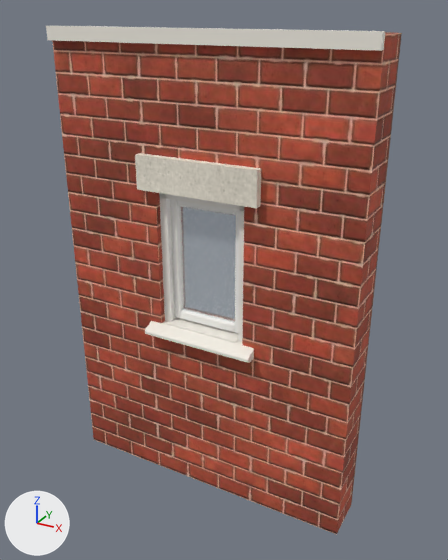
An edit to the glTF model kits/brownstones/pieces/wall_brick_small_window.glb, drawn before and after from the same camera.
Both versions are drawn from a 50 mm lens placed at (1.82, -2.99, 3.11), pointed at (0.07, 0.19, 1.52). The lights are fixed; the arrows at lower left show +X, +Y and +Z. The picture after the commit comes second. Vertices at exactly the same position are counted once.

In view in the first picture: 'wall_brick_small_window_brick', 'wall_brick_small_window_frame', 'wall_brick_small_window_glass', 'wall_brick_small_window_sash', 'wall_brick_small_window_stone', 'wall_brick_small_window_trim' and 1 more.
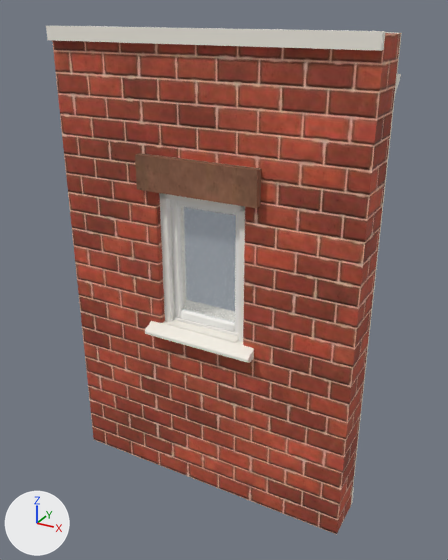
Where the newer file only moved an object's origin or applied its transform, the numbers keep the older frame.

Diff of the bpy script that builds the scene:
```diff
--- a/kits/brownstones/pieces/wall_brick_small_window.glb.py
+++ b/kits/brownstones/pieces/wall_brick_small_window.glb.py
@@ mat_stone @@
 n2 = _N.new('ShaderNodeTexImage'); n2.name = 'Image Texture'
-n2.image = img_image_8
+n2.image = img_image_0
 n3 = _N.new('ShaderNodeMath'); n3.name = 'Math'
@@ mat_stone @@
 n5 = _N.new('ShaderNodeTexImage'); n5.name = 'Image Texture.001'
-n5.image = img_image_11
+n5.image = img_image_3
 n6 = _N.new('ShaderNodeNormalMap'); n6.name = 'Normal Map'
@@ mat_stone @@
 n7 = _N.new('ShaderNodeTexImage'); n7.name = 'Image Texture.002'
-n7.image = img_image_9
+n7.image = img_image_1
 _L.new(n0.outputs[0], n1.inputs[0])  # 'BSDF' to 'Surface'
@@ me_wall_brick_small_window_brick @@
 # used by ob_wall_brick_small_window_brick; location = (0.0, 0.0, 0.0)
-me_wall_brick_small_window_brick.from_pydata(...)  # 32 vertices, 48 faces; spans x -1.0..1.0, y 0.0..0.28, z 0.0..3.0
+me_wall_brick_small_window_brick.from_pydata(...)  # 67 vertices, 107 faces; spans x -1.0..1.0, y 0.0..0.28, z 0.0..3.0
+# me_wall_brick_small_window_brick part 1: 1 vertex moved from x -0.3, y 0.0, z 1.2 to x -0.31, y 0.0, z 1.19; 7 vertices removed from x -0.3..0.3, y 0.0..0.28, z 1.2..2.1; 37 vertices added at x -0.31..0.31, y 0.0..0.2, z 1.19..2.11
+# other edits to the shape of me_wall_brick_small_window_brick do not show in these pictures
 me_wall_brick_small_window_brick.materials.append(mat_brick)
@@ me_molduras @@
+me_molduras.from_pydata(...)  # 132 vertices, 228 faces; spans x -1.0..1.0, y 0.2..0.38, z 0.0..2.8
+me_molduras.materials.append(mat_trim)  # white #f7f3e8
@@ ob_molduras @@
+ob_molduras = bpy.data.objects.new('molduras', me_molduras)
+ob_molduras.location = (0.0, 0.0, 0.0)
```

Location of each change, [x1, y1, x2, y2] in pixels of the pictures (448 x 560 px):
'wall_brick_small_window_stone', surface changed (grey to brown): [135, 153, 261, 208] in both
'molduras', added (mostly hidden): after [352, 74, 401, 503]
part 1 of me_wall_brick_small_window_brick, cut back: [117, 99, 291, 346] in both
